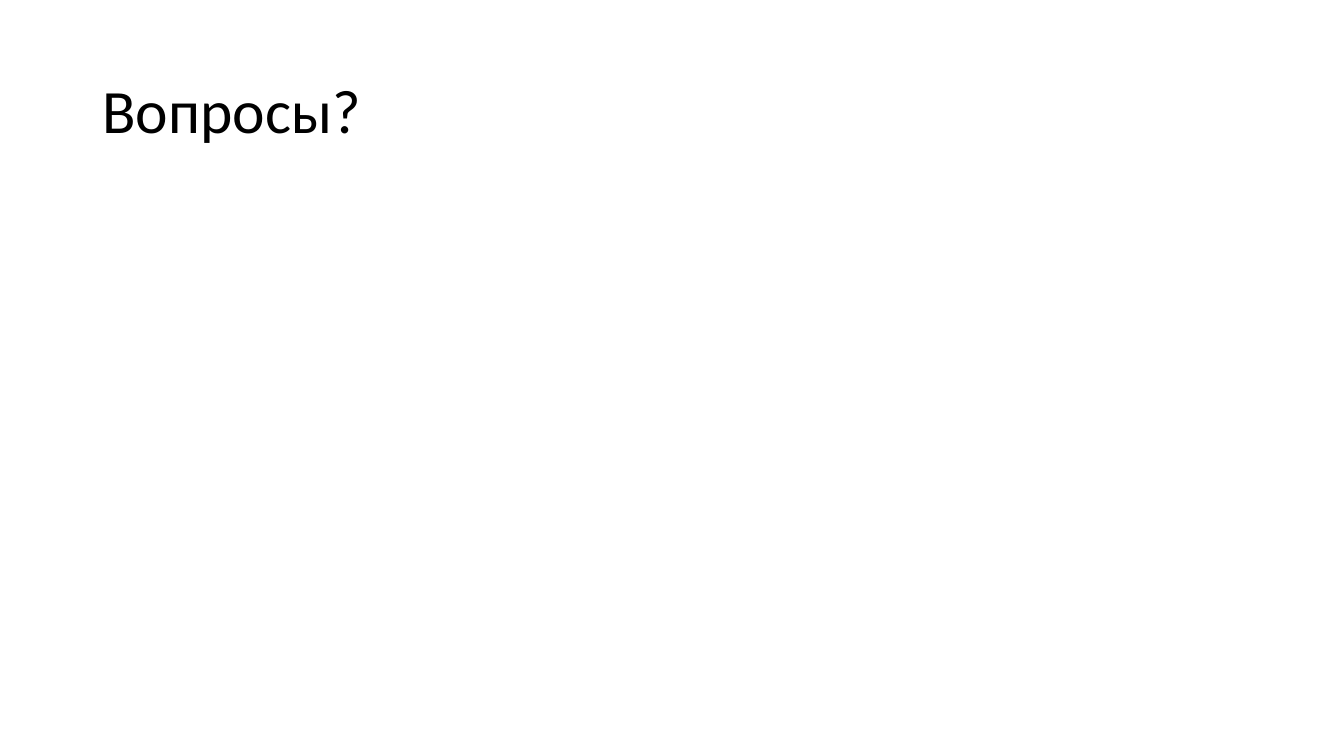
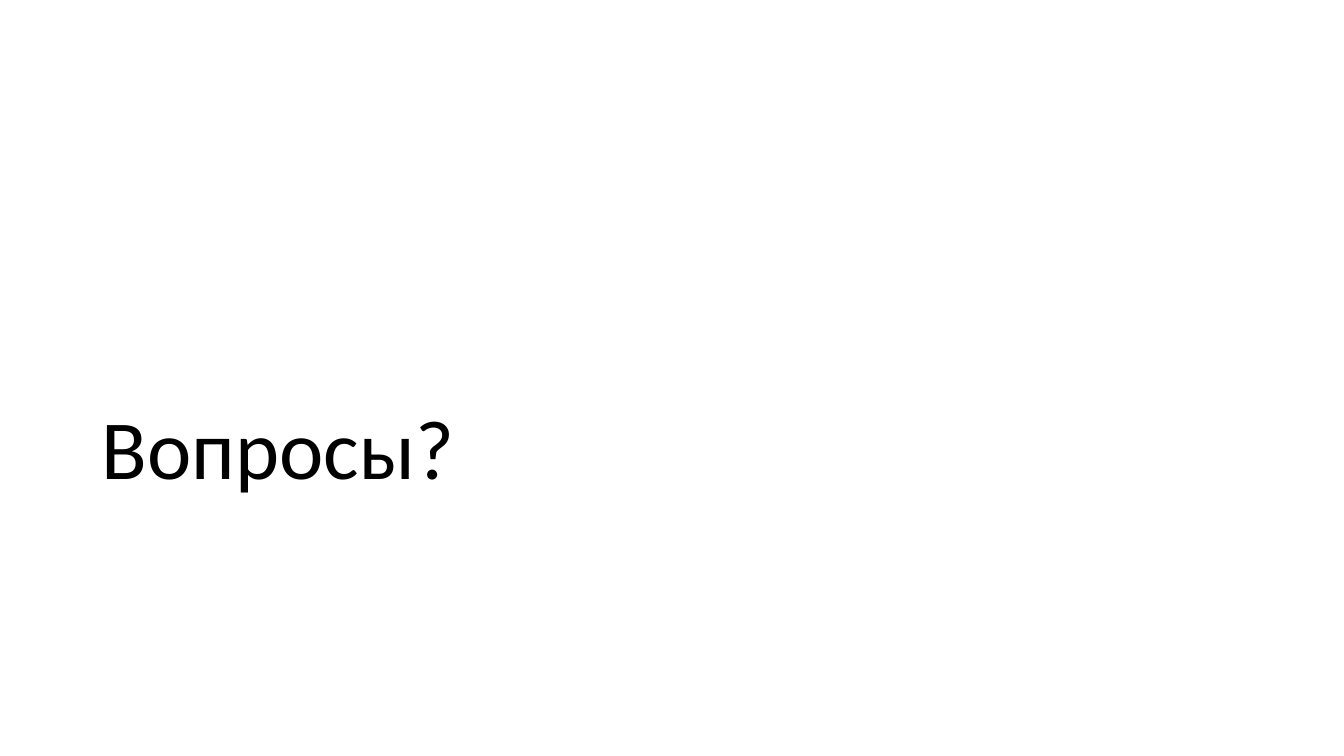
Before and after one commit to alexey-malov/cg-course, a slide deck: slide 164 of lectures/03 - Векторный анализ, трансформации и матрицы.pptx. Drawn at 1344x756 pixels with LibreOffice and Linux fonts; fonts in the diff are those of the drawing. Boxes give left, top, right and bottom in pixels: in the first picture for what was removed or moved away, otherwise in the second. Text is boxed around its words. In the diff, an @@ line names an element or a change of style, - is before the commit and + after.

```diff
--- a/lectures/03 - Векторный анализ, трансформации и матрицы.pptx
+++ b/lectures/03 - Векторный анализ, трансформации и матрицы.pptx
@@ title "Вопросы?": place and size @@
-title "Вопросы?" at [102, 91, 360, 143]
+title "Вопросы?" at [102, 421, 454, 493]
@@ title "Вопросы?" at [102, 421, 454, 493]: size 44 to 60 pt; vertical alignment middle to bottom @@
```
Also in this commit, not shown: 4 other slides changed.
